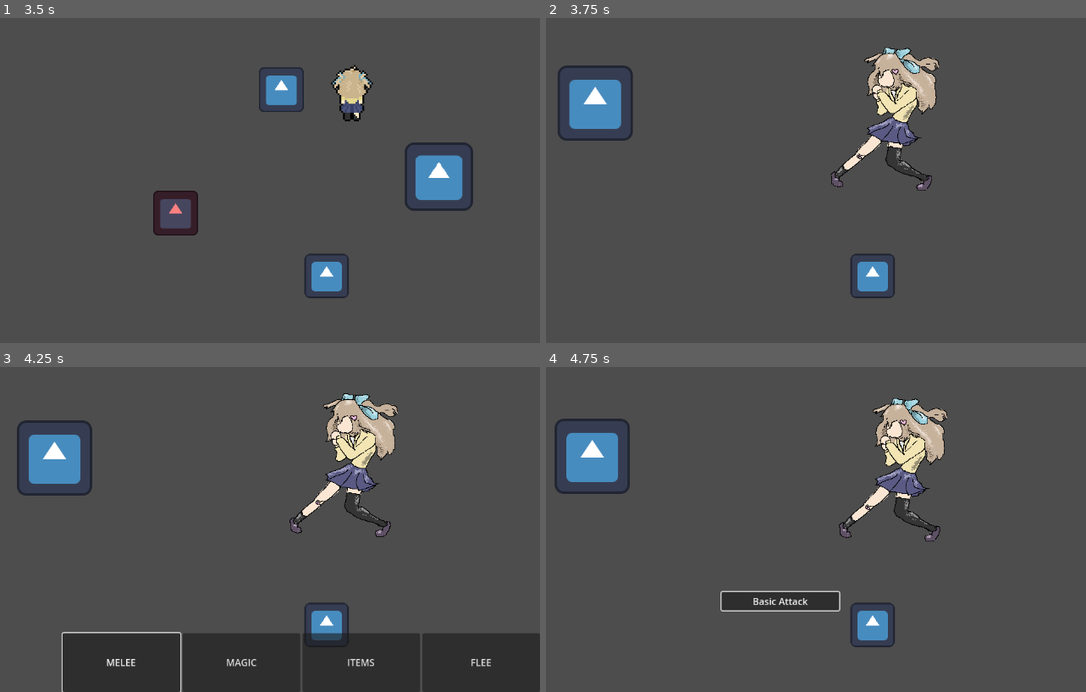
Above: before the commit, frames 1-4 (two rows, left to right).
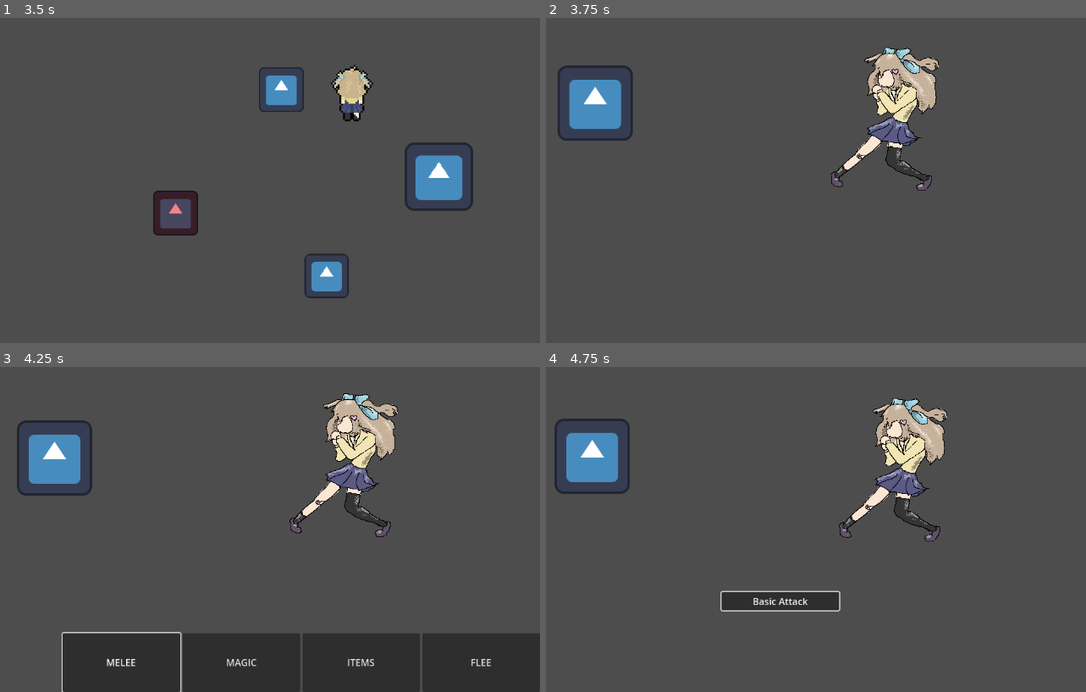
Above: after the commit, the same moments.

Repository: Team-Filtert/NeuroGEF
Game: Godot game, scene res://root.tscn
Same seed, same stepped clock (60 frames per second), same inputs: the game is played once before the commit and once after it. The engine's default icon, where the game draws it, is replaced by a stand-in: a white triangle on a blue panel in a dark square.
Inputs:
- Up to frame 1 (3.5 s): tap Enter (ui_accept) at 0.5, 0.77, 1.52, 3.02 s; hold Right (ui_right) 0.53-1.28 s; hold Down (ui_down) 1.28-2.03 s; hold Right (ui_right) 2.03-2.78 s; hold Up (ui_up) from 2.78 s (still down)
- Up to frame 2 (3.75 s): release Up (ui_up) at 3.53 s; hold Left (ui_left) from 3.53 s (still down)
- Up to frame 3 (4.25 s): keep holding Left (ui_left); tap Enter (ui_accept) at 3.77 s
- Up to frame 4 (4.75 s): keep holding Left (ui_left); tap Enter (ui_accept) at 4.52 s

Frame 1 is identical in both runs. In frame 2, 0.7% of the frame differs, in the area x 56-65%, y 72-87%; in frame 3, 0.6%; in frame 4, 0.7%.

Commit message:
Move TestNPC to TestLevel scene

Diff:
--- a/root.tscn
+++ b/root.tscn
@@ -112,6 +112,10 @@
 position = Vector2(-2, 1.5000229)
 shape = SubResource("RectangleShape2D_sq7yr")
 
+[node name="TestNPC" parent="SceneContainer/TestLevel" instance=ExtResource("15_qt76e")]
+position = Vector2(190.66667, 142.66669)
+scale = Vector2(0.6533334, 0.6533334)
+
 [node name="Combat" parent="." node_paths=PackedStringArray("game_manager") instance=ExtResource("1_pq8q7")]
 visible = false
 game_manager = NodePath("../GameManager")
@@ -127,10 +131,6 @@
 combat_manager = NodePath("../Combat")
 dialogue_manager = NodePath("../Dialogue")
 
-[node name="TestNPC" parent="." instance=ExtResource("15_qt76e")]
-position = Vector2(572, 428.00003)
-scale = Vector2(1.9600003, 1.9600003)
-
 [connection signal="body_entered" from="SceneContainer/TestLevel/EnemyTrigger/Trigger" to="SceneContainer/TestLevel/EnemyTrigger/Trigger" method="_on_body_entered"]
 [connection signal="body_entered" from="SceneContainer/TestLevel/BattleOnInteraction/InteractionArea" to="SceneContainer/TestLevel/BattleOnInteraction/InteractionArea" method="_on_body_entered"]
 [connection signal="body_exited" from="SceneContainer/TestLevel/BattleOnInteraction/InteractionArea" to="SceneContainer/TestLevel/BattleOnInteraction/InteractionArea" method="_on_body_exited"]
